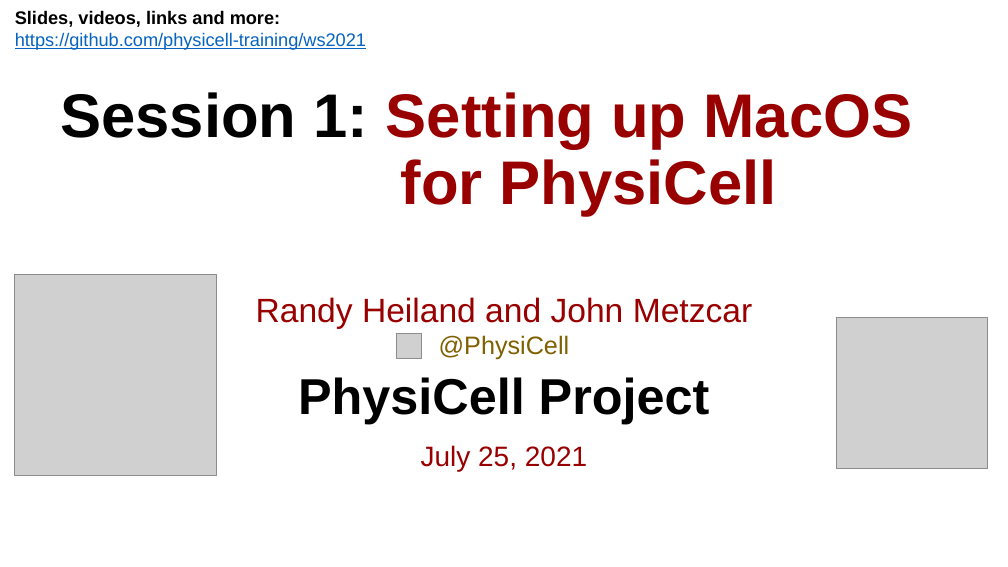
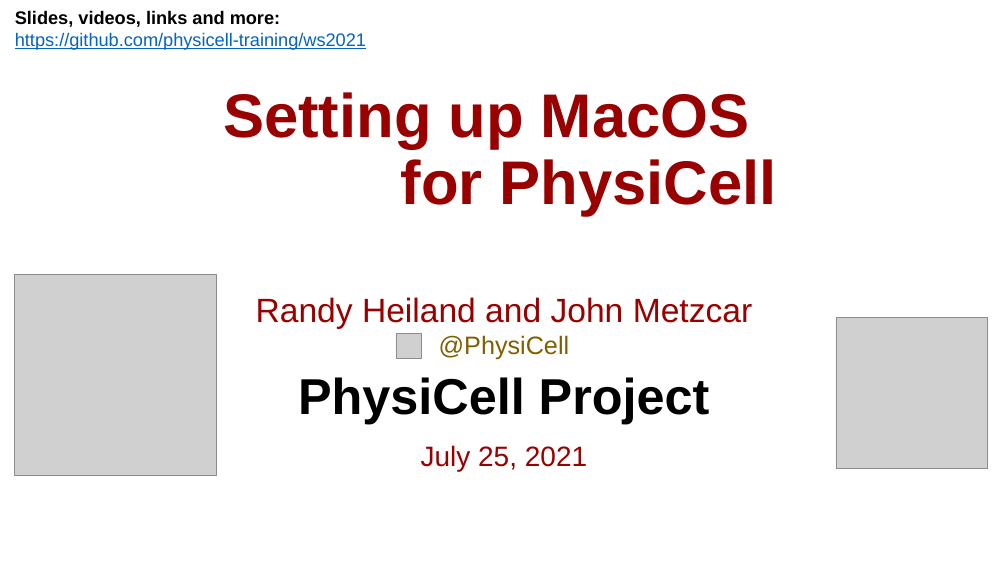
Before and after one commit to physicell-training/ws2021, a slide deck: slide 1 of pptx_source/PhysiCell_ws2021_macOS_setup.pptx. Drawn at 1008x567 pixels with LibreOffice and Linux fonts; fonts in the diff are those of the drawing; grey boxes stand for pictures; background and template pictures are left out. Boxes give left, top, right and bottom in pixels: in the first picture for what was removed or moved away, otherwise in the second. Text is boxed around its words. In the diff, an @@ line names an element or a change of style, - is before the commit and + after.

```diff
--- a/pptx_source/PhysiCell_ws2021_macOS_setup.pptx
+++ b/pptx_source/PhysiCell_ws2021_macOS_setup.pptx
@@ title at [223,92,777,216]: text changed @@
-Session 1: Setting up MacOS
-for PhysiCell
+Setting up MacOS
+for PhysiCell
```
Also in this commit, not shown: 21 other slides changed, 6 slides added.
